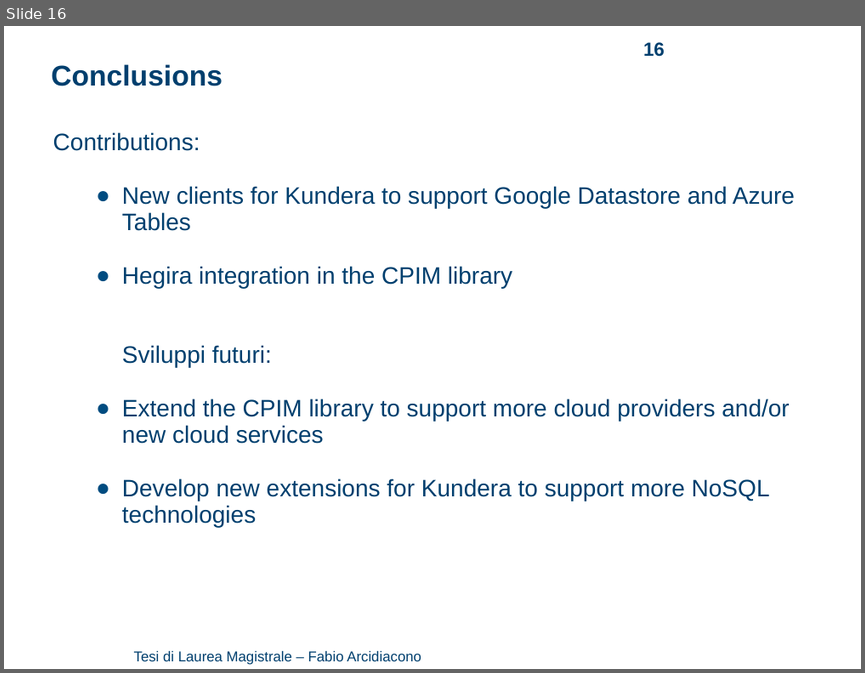
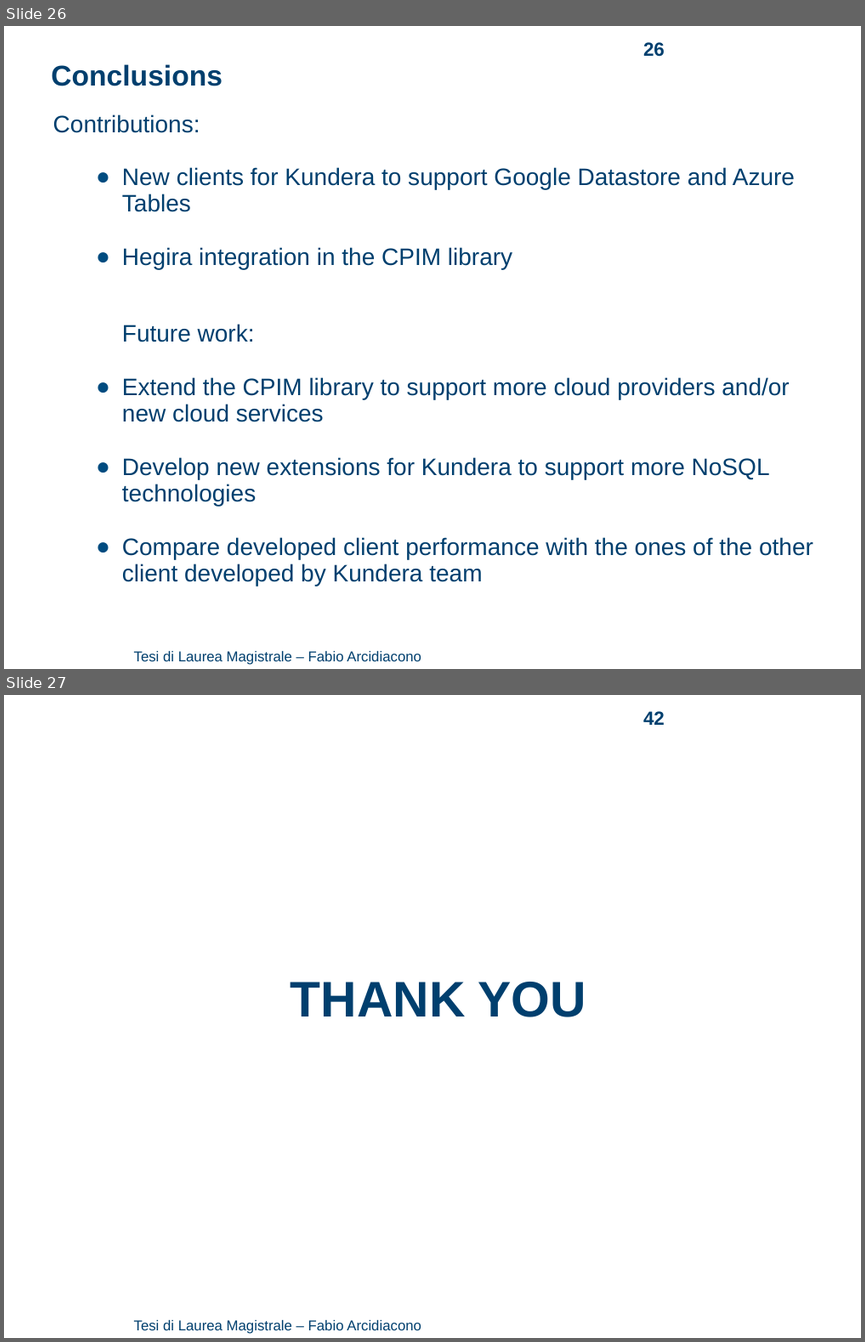
Before and after one commit to arci/thesis, a slide deck: presentation/ThesisPresentation.ppt. Shown one above the other, each under a label of ours: slide 16 before the commit, slides 26 and 27 after it. The pictures are 865x673 and 865x1342 pixels, drawn with LibreOffice and Linux fonts; fonts in the diff are those of the drawing; background and template pictures are left out. Boxes give left, top, right and bottom in pixels: in the first picture for what was removed or moved away, otherwise in the second. Text is boxed around its words. In the diff, an @@ line names an element or a change of style, - is before the commit and + after.

```diff
--- a/presentation/ThesisPresentation.ppt
+++ b/presentation/ThesisPresentation.ppt
@@ slide 27 added at (x1=4, y1=695, x2=861, y2=1338), background #FFFFFF; not listed: 1 template element that a slide beside it also shows @@
@@ text added at (x1=643, y1=711, x2=664, y2=725), 16 pt, text #003F6E, bold @@
+42
@@ text added at (x1=290, y1=981, x2=586, y2=1017), 42 pt, text #003F6E, bold @@
+THANK YOU
@@ what was slide 16 is now slide 26 @@
@@ slide 26 changed as well @@
@@ page number at (x1=643, y1=42, x2=664, y2=57): text changed @@
-16
+26
@@ text "Contributions:" moved from (x1=53, y1=132, x2=794, y2=527) to (x1=53, y1=114, x2=813, y2=585) @@
@@ text at (x1=122, y1=324, x2=255, y2=342): text changed @@
-Sviluppi futuri:
+Future work:
@@ text at (x1=122, y1=537, x2=813, y2=585): paragraph added @@
+  ● Compare developed client performance with the ones of the other client developed by Kundera team
```
Also in this commit, not shown: 11 other slides changed, 11 other slides added, 1 slide removed, 14 other files.
